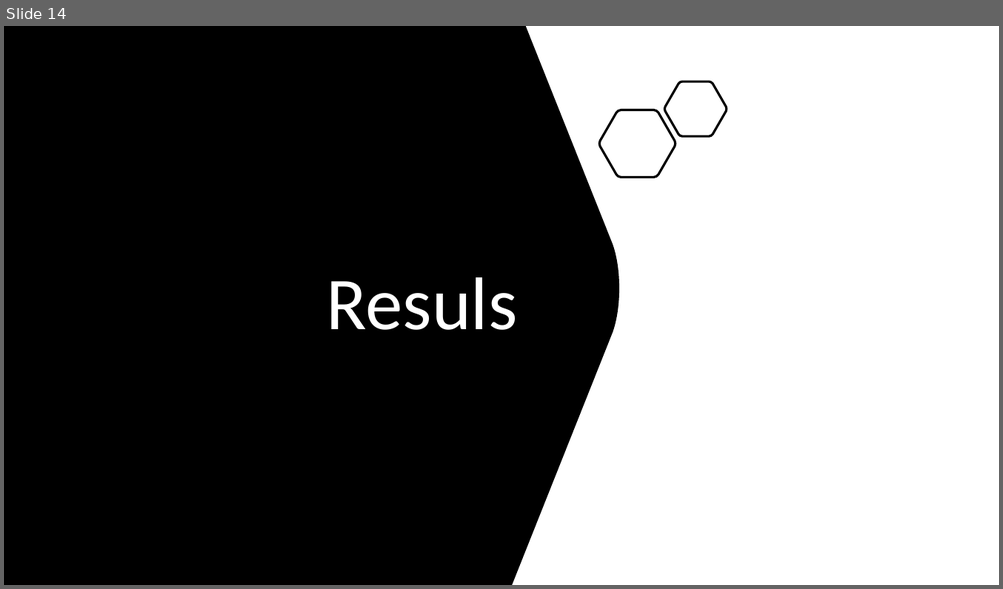
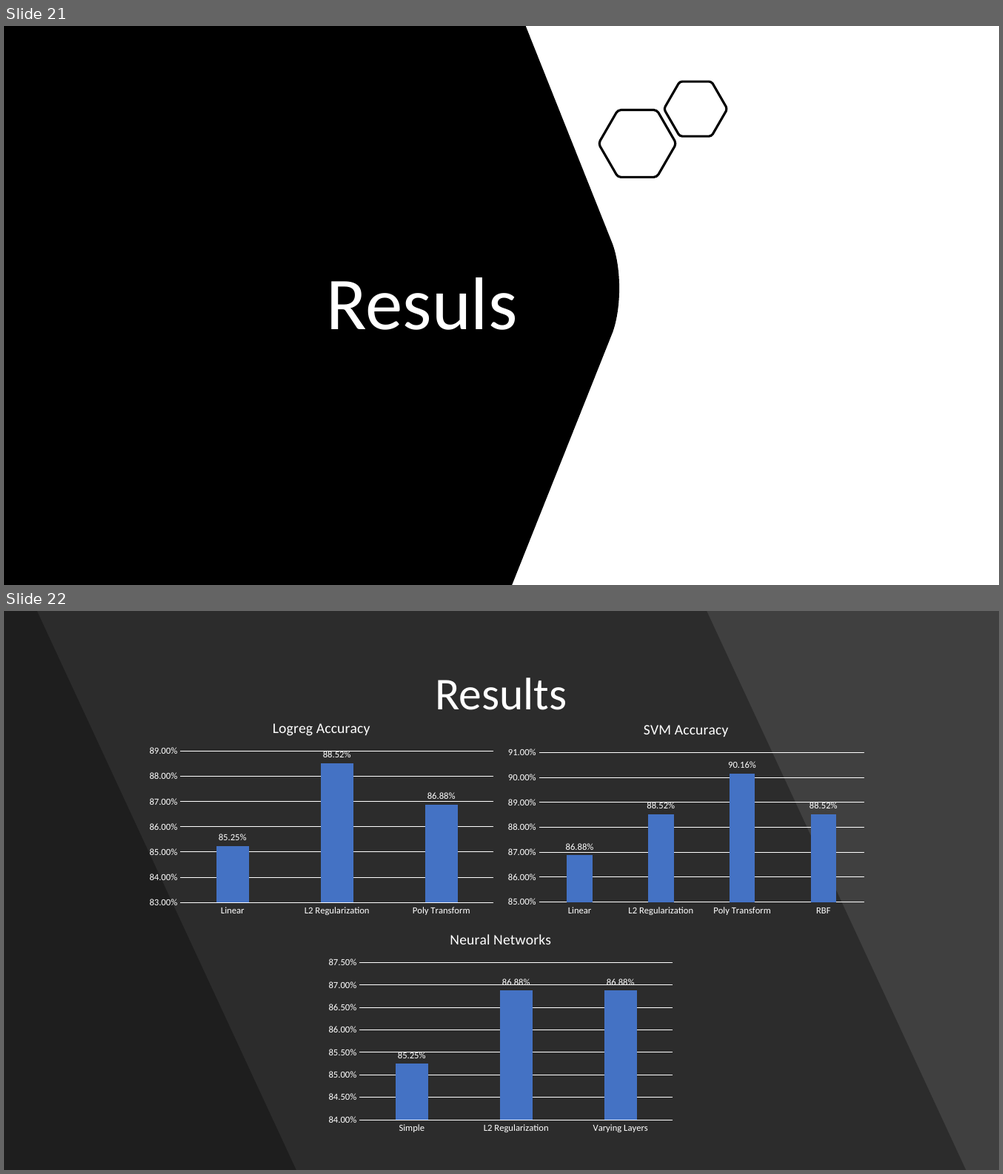
Before and after one commit to yl5741/ML-Proj, a slide deck: Heart Attack Analysis.pptx. Shown one above the other, each under a label of ours: slide 14 before the commit, slides 21 and 22 after it. The pictures are 1003x589 and 1003x1174 pixels, drawn with LibreOffice and Linux fonts; fonts in the diff are those of the drawing. Boxes give left, top, right and bottom in pixels: in the first picture for what was removed or moved away, otherwise in the second. Text is boxed around its words. In the diff, an @@ line names an element or a change of style, - is before the commit and + after.

```diff
--- a/Heart Attack Analysis.pptx
+++ b/Heart Attack Analysis.pptx
@@ slide 22 added at box(4, 611, 999, 1170), background #404040 @@
@@ freeform shape added at box(4, 611, 966, 1170), fill #000000 at 30% opacity @@
@@ freeform shape added at box(4, 611, 296, 1170), fill #000000 at 30% opacity @@
@@ title added at box(435, 678, 566, 710), 44 pt, text #FFFFFF @@
+Results
@@ column chart added at box(142, 706, 500, 920) @@
+title "Logreg Accuracy "
+categories: Linear, L2 Regularization, Poly Transform
+Series 1: 0.8525, 0.8852, 0.8688
@@ column chart added at box(501, 708, 872, 920) @@
+title "SVM Accuracy "
+categories: Linear, L2 Regularization, Poly Transform, RBF
+Series 1: 0.8688, 0.8852, 0.9016, 0.8852
@@ column chart added at box(322, 918, 680, 1139) @@
+title "Neural Networks "
+categories: Simple, L2 Regularization, Varying Layers
+Series 1: 0.8525, 0.8688, 0.8688
@@ what was slide 14 is now slide 21 @@
```
Also in this commit, not shown: 5 slides changed, 9 other slides added, 3 slides removed.
